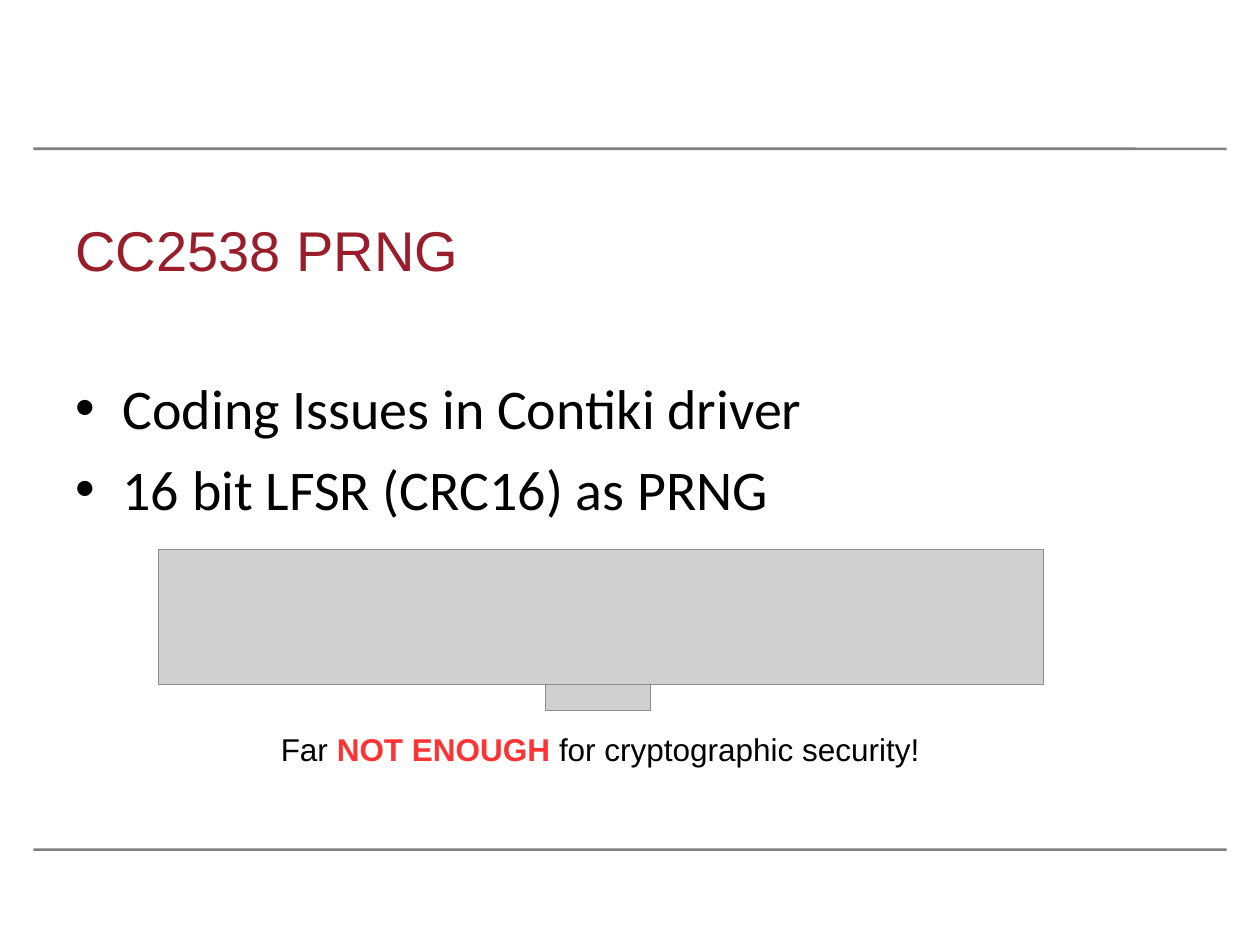
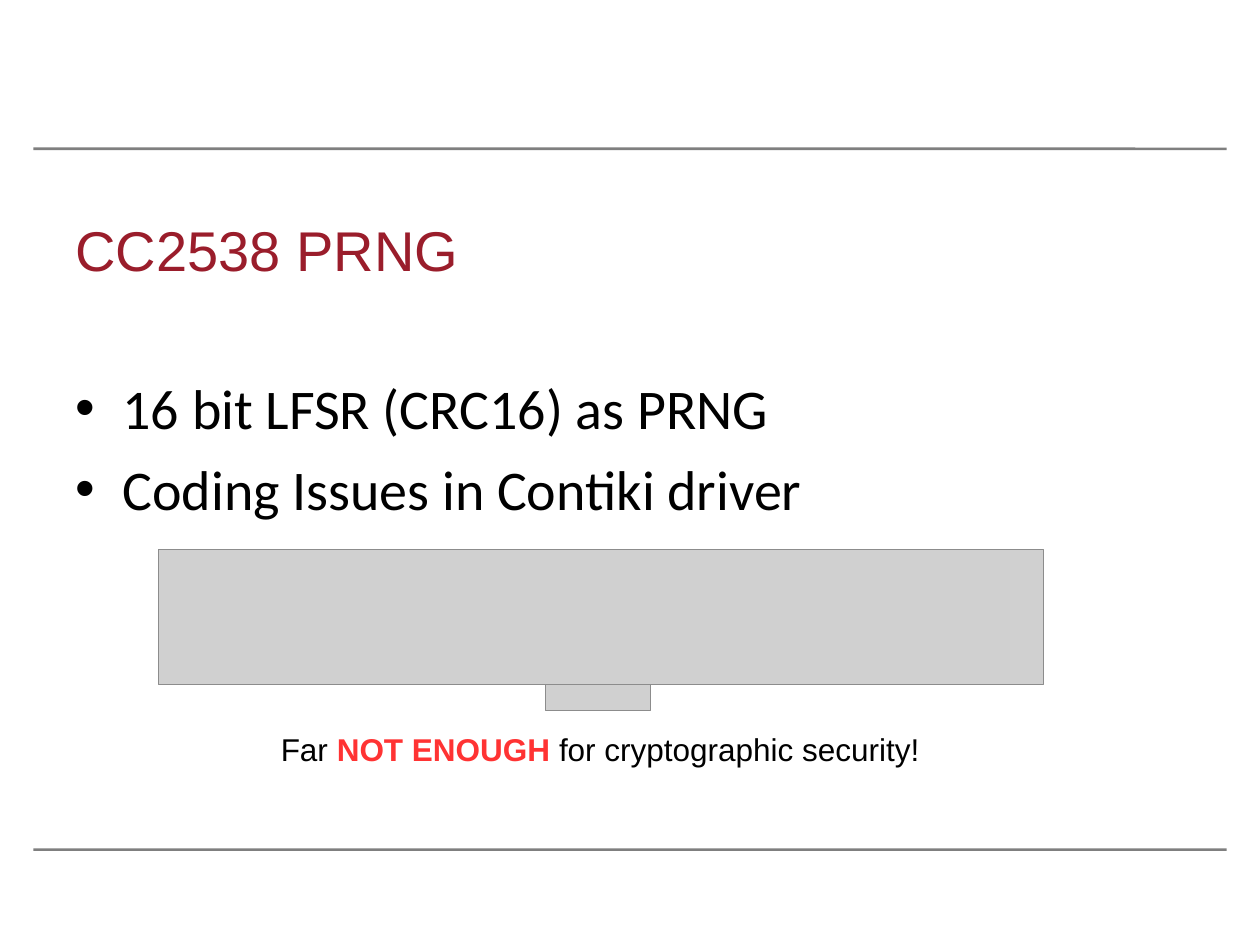
Before and after one commit to Salties/MI-Side-Channel-DTLS, a slide deck: slide 6 of Writings/Cryptographic_Randomness_On_A_CC2538/slides/wifs2016.odp. Drawn at 1260x945 pixels with LibreOffice and Linux fonts; fonts in the diff are those of the drawing; grey boxes stand for pictures; background and template pictures are left out. Boxes give left, top, right and bottom in pixels: in the first picture for what was removed or moved away, otherwise in the second. Text is boxed around its words. In the diff, an @@ line names an element or a change of style, - is before the commit and + after.

```diff
--- a/Writings/Cryptographic_Randomness_On_A_CC2538/slides/wifs2016.odp
+++ b/Writings/Cryptographic_Randomness_On_A_CC2538/slides/wifs2016.odp
@@ text at (x1=123, y1=388, x2=768, y2=437): paragraph added @@
+• 16 bit LFSR (CRC16) as PRNG
@@ text at (x1=123, y1=469, x2=768, y2=518): paragraph removed @@
-• 16 bit LFSR (CRC16) as PRNG
```
Also in this commit, not shown: 2 other slides changed, 2 other files.
